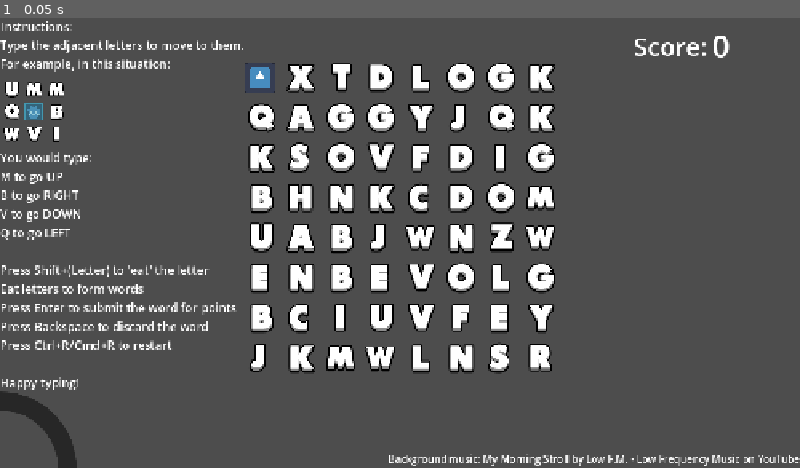
Above: before the commit, frame 1.
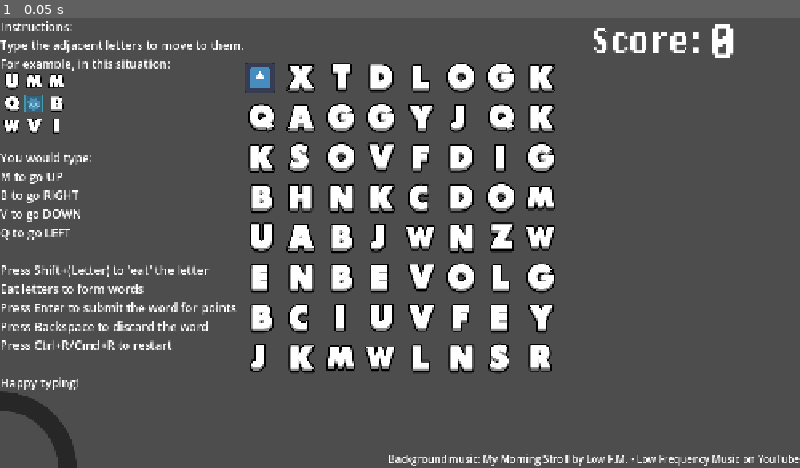
Above: after the commit, the same moment.

Repository: Agnes-Au/typing
Game: Godot game, scene res://scenes/Grid.tscn
Same seed, same stepped clock (60 frames per second), same inputs: the game is played once before the commit and once after it. The engine's default icon, where the game draws it, is replaced by a stand-in: a white triangle on a blue panel in a dark square.
Inputs:
- Up to frame 1 (0.05 s): no input

The runs differ from the first frame. In frame 1, 1.2% of the frame differs, in the area x 0-92%, y 1-28%.

Commit message:
feat: add font
I don't know if I'll keep this pixel font, I guess we'll see

Diff:
--- a/scenes/Grid.tscn
+++ b/scenes/Grid.tscn
@@ -1,9 +1,10 @@
-[gd_scene load_steps=8 format=3 uid="uid://cvueikjvo88xq"]
+[gd_scene load_steps=9 format=3 uid="uid://cvueikjvo88xq"]
 
 [ext_resource type="Script" uid="uid://bjmr2yhm4i3s5" path="res://scripts/grid.gd" id="1_0bbpv"]
 [ext_resource type="PackedScene" uid="uid://oxb3yeopcyho" path="res://scenes/Player.tscn" id="1_elqb8"]
 [ext_resource type="PackedScene" uid="uid://cak8q0jlxpjt3" path="res://scenes/Letter.tscn" id="2_p4vex"]
 [ext_resource type="Texture2D" uid="uid://bwmc5p36rrja" path="res://assets/under.png" id="3_4m0lr"]
+[ext_resource type="FontFile" uid="uid://cpjv4u3p36bnx" path="res://assets/DePixelHalbfett.otf" id="4_8k6rg"]
 [ext_resource type="Texture2D" uid="uid://bmoq1nvesegwo" path="res://assets/progress.png" id="4_p4vex"]
 [ext_resource type="Texture2D" uid="uid://rjem4fa3s3nl" path="res://assets/Screenshot 2025-09-24 at 1.26.30 PM.png" id="6_8k6rg"]
 [ext_resource type="AudioStream" uid="uid://dnuwsb3a2w4y2" path="res://assets/My Morning Stroll - Low.F.M (Chill Lofi Hip Hop) - Low.F.M - Low Frequency Music.mp3" id="7_u6xgt"]
@@ -31,6 +32,7 @@
 offset_top = 616.0
 offset_right = 706.0
 offset_bottom = 685.0
+theme_override_fonts/font = ExtResource("4_8k6rg")
 theme_override_font_sizes/font_size = 50
 horizontal_alignment = 1
 vertical_alignment = 1
@@ -47,16 +49,18 @@
 offset_top = 9.0
 offset_right = 1253.0
 offset_bottom = 78.0
+theme_override_fonts/font = ExtResource("4_8k6rg")
 theme_override_font_sizes/font_size = 50
 text = "0"
 vertical_alignment = 1
 
 [node name="ScoreText" type="Label" parent="CanvasLayer/ScoreContainer"]
 layout_mode = 0
-offset_left = 1014.0
-offset_top = 18.0
-offset_right = 1132.0
-offset_bottom = 73.0
+offset_left = 949.0
+offset_top = 15.0
+offset_right = 1122.0
+offset_bottom = 70.0
+theme_override_fonts/font = ExtResource("4_8k6rg")
 theme_override_font_sizes/font_size = 40
 text = "Score:"
 
@@ -97,7 +101,7 @@
 Happy typing!"
 
 [node name="Sprite2D" type="Sprite2D" parent="CanvasLayer"]
-position = Vector2(54.000004, 149)
+position = Vector2(54.000004, 136)
 scale = Vector2(0.41, 0.41)
 texture = ExtResource("6_8k6rg")
 
--- /dev/null
+++ b/scenes/TitleScreen.tscn
@@ -0,0 +1,9 @@
+[gd_scene format=3 uid="uid://b3pqaskogpo3h"]
+
+[node name="TitleScreen" type="Control"]
+layout_mode = 3
+anchors_preset = 15
+anchor_right = 1.0
+anchor_bottom = 1.0
+grow_horizontal = 2
+grow_vertical = 2
Binary file added: assets/DePixelHalbfett.otf
Not shown, added: assets/DePixelHalbfett.otf.import
